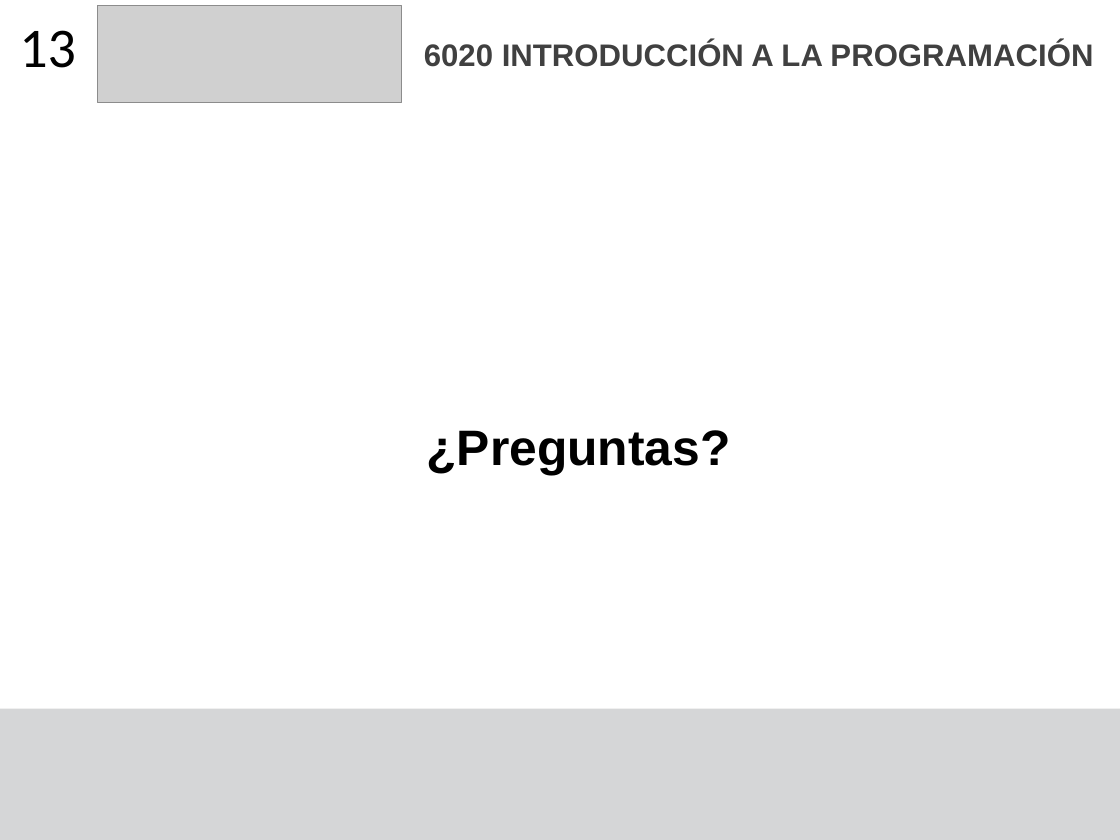
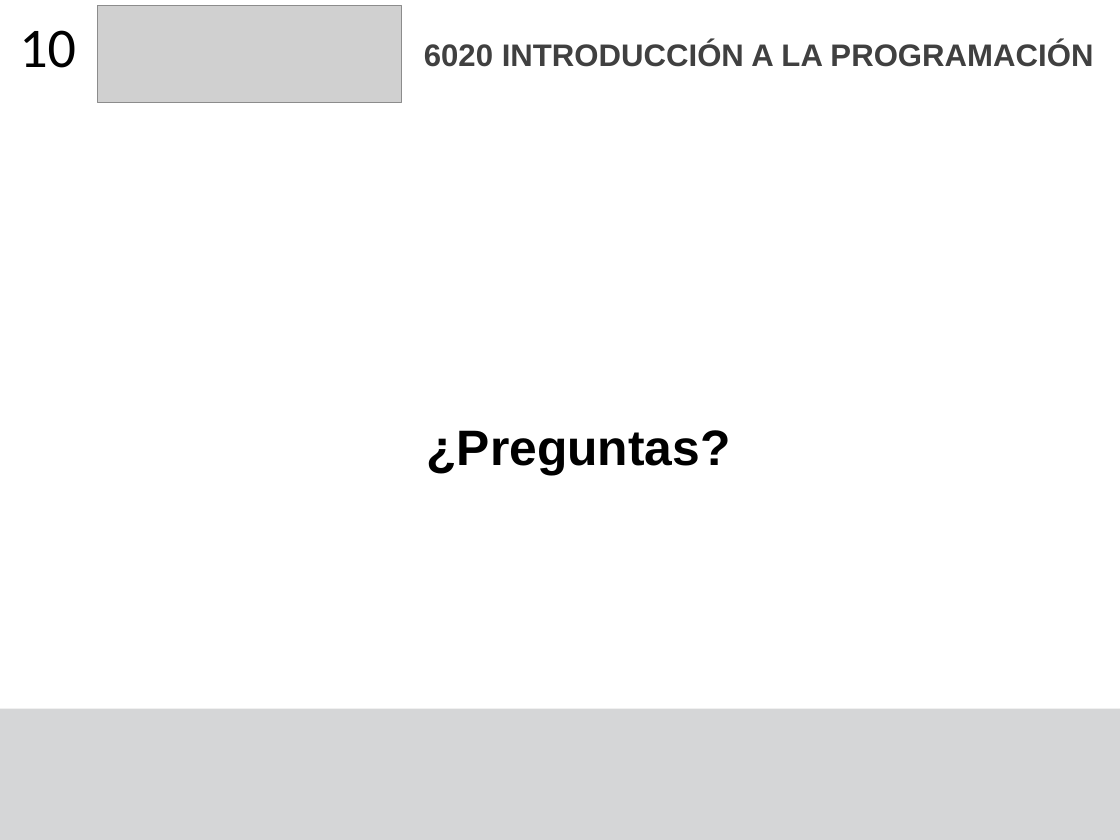
Before and after one commit to F4bian1012/Intro_Programacion, a slide deck: slide 10 of Sesion_0/Introducción.pptx (slide 11 before the commit). Drawn at 1120x840 pixels with LibreOffice and Linux fonts; fonts in the diff are those of the drawing; grey boxes stand for pictures. Boxes give left, top, right and bottom in pixels: in the first picture for what was removed or moved away, otherwise in the second. Text is boxed around its words. In the diff, an @@ line names an element or a change of style, - is before the commit and + after.

```diff
--- a/Sesion_0/Introducción.pptx
+++ b/Sesion_0/Introducción.pptx
@@ title at <box>19,30,76,68</box>: text changed @@
-13
+10
```
Also in this commit, not shown: 4 other slides changed, 1 slide removed, 2 other files.
